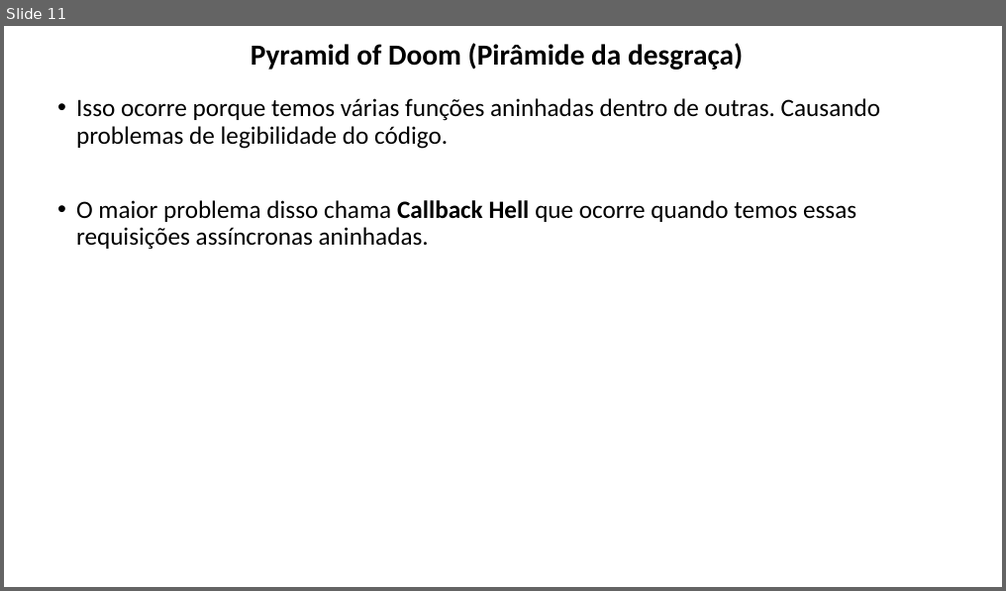
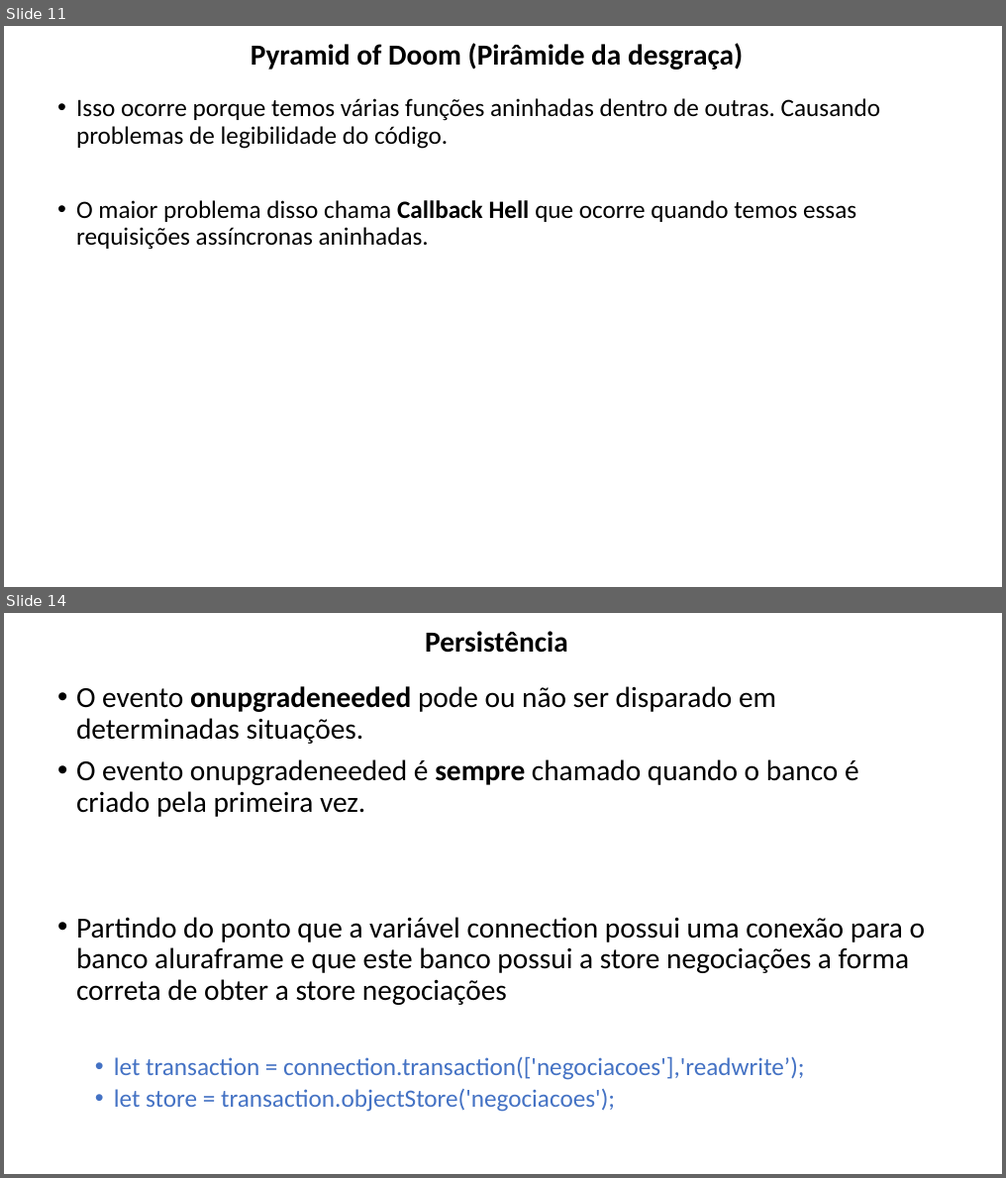
Before and after one commit to lacsousa/js-es6-oo-pp-avanc1, a slide deck: docs/JS Avançado 1-2-3-resumo.pptx. Shown one above the other, each under a label of ours: slide 11 before the commit, slides 11 and 14 after it; the slides between them are not shown. The pictures are 1006x591 and 1006x1178 pixels, drawn with LibreOffice and Linux fonts; fonts in the diff are those of the drawing. Boxes give left, top, right and bottom in pixels: in the first picture for what was removed or moved away, otherwise in the second. Text is boxed around its words. In the diff, an @@ line names an element or a change of style, - is before the commit and + after.

Commit message:
Iniciando a Persistência; Estudos com o IndexedDB e Criando as conexões

```diff
--- a/docs/JS Avançado 1-2-3-resumo.pptx
+++ b/docs/JS Avançado 1-2-3-resumo.pptx
@@ slide 14 added at (4,613,1002,1174), background #FFFFFF @@
@@ title added at (425,631,568,653), 28 pt, text #000000, bold @@
+Persistência
@@ text added at (76,686,925,1112), 28 pt, text #000000 @@
+• O evento onupgradeneeded pode ou não ser disparado em determinadas situações.
+• O evento onupgradeneeded é sempre chamado quando o banco é criado pela primeira vez.
+• Partindo do ponto que a variável connection possui uma conexão para o banco aluraframe e que este banco possui a store negociações a forma correta de obter a store negociações
+  • let transaction = connection.transaction(['negociacoes'],'readwrite’);
+  • let store = transaction.objectStore('negociacoes');
```
Also in this commit, not shown: 1 slide changed, 4 other slides added, 3 other files.
